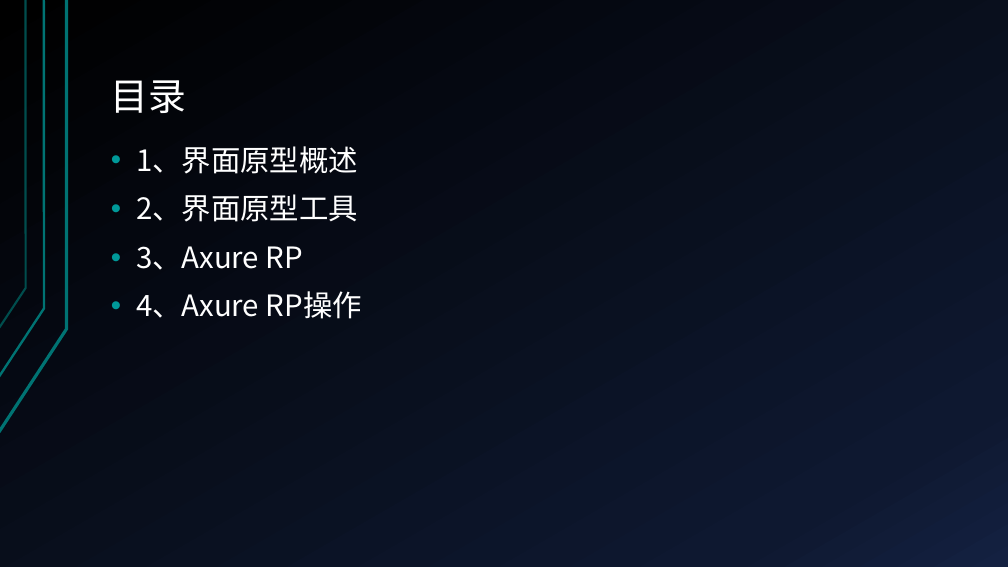
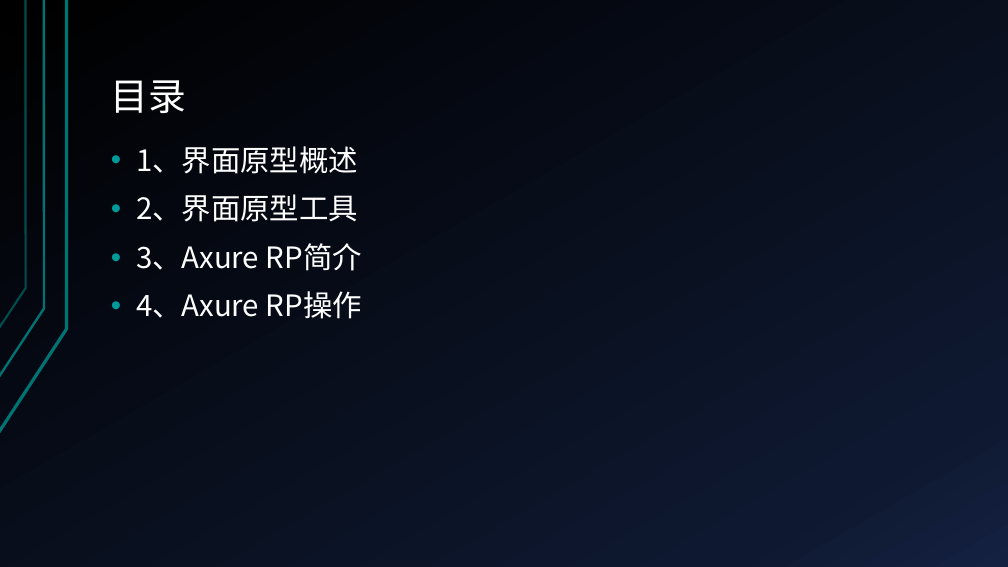
Before and after one commit to KINNNNNNG/G13, a slide deck: slide 2 of PPT/UML翻转课堂PPT/PRD-2016-G13-UML基础Ⅱ-界面原型-1.0.pptx. Drawn at 1008x567 pixels with LibreOffice and Linux fonts; fonts in the diff are those of the drawing. Boxes give left, top, right and bottom in pixels: in the first picture for what was removed or moved away, otherwise in the second. Text is boxed around its words. In the diff, an @@ line names an element or a change of style, - is before the commit and + after.

```diff
--- a/PPT/UML翻转课堂PPT/PRD-2016-G13-UML基础Ⅱ-界面原型-1.0.pptx
+++ b/PPT/UML翻转课堂PPT/PRD-2016-G13-UML基础Ⅱ-界面原型-1.0.pptx
@@ text at bbox=[136, 243, 362, 271]: text changed @@
-• 3、Axure RP
+• 3、Axure RP简介
```
Also in this commit, not shown: 6 other slides changed, 1 slide added.
